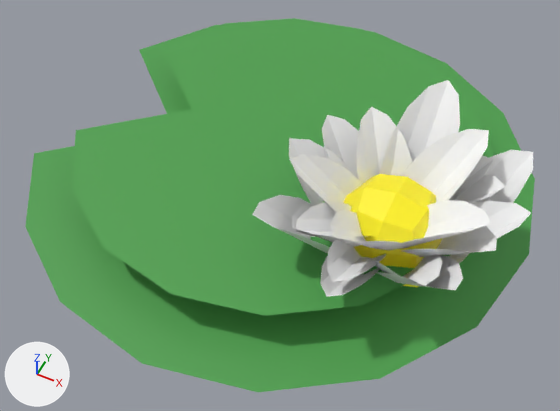
An edit to the FBX model QuackingAwesome/Assets/Props/Environment/Lillypad Flower.fbx, drawn before and after from the same camera.
Both versions are drawn from a 50 mm lens placed at (-0.254, -3.243, 0.532), pointed at (-0.481, -2.788, -0.036). The lights are fixed; the arrows at lower left show +X, +Y and +Z. Where no turn or scale is listed for an object, it has been applied to the vertices.

In view in the first picture: 'Lillypad Flower'.
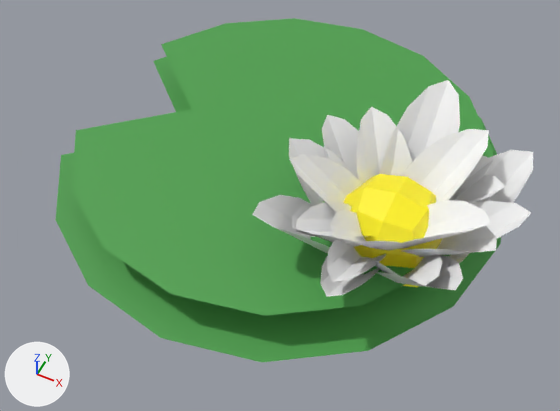
Location of each change, (x1, y1, x2, y2) in pixels of the pictures (560 x 411 px; the box of a moved part takes in the faces that stretch with it):
'Lillypad Flower', reshaped (6% narrower, 8% shorter): before (25, 18, 535, 392); after (55, 18, 533, 362)
part 1 of me_lillypad_flower, moved or reshaped: before (25, 25, 535, 392); after (55, 57, 501, 362)

The change in detail:
me_lillypad_flower has 582 vertices, 358 faces and spans x -0.249..0.253, y -0.261..0.261, z -0.038..0.08.
me_lillypad_flower is used by ob_lillypad_flower; location (-0.5001, -2.7331, -0.0061).
me_lillypad_flower part 1: the loose piece of 16 vertices spanning x -0.249..0.253, y -0.261..0.261, z -0.037 is scaled about its middle by (0.892, 0.892, 0.906).
